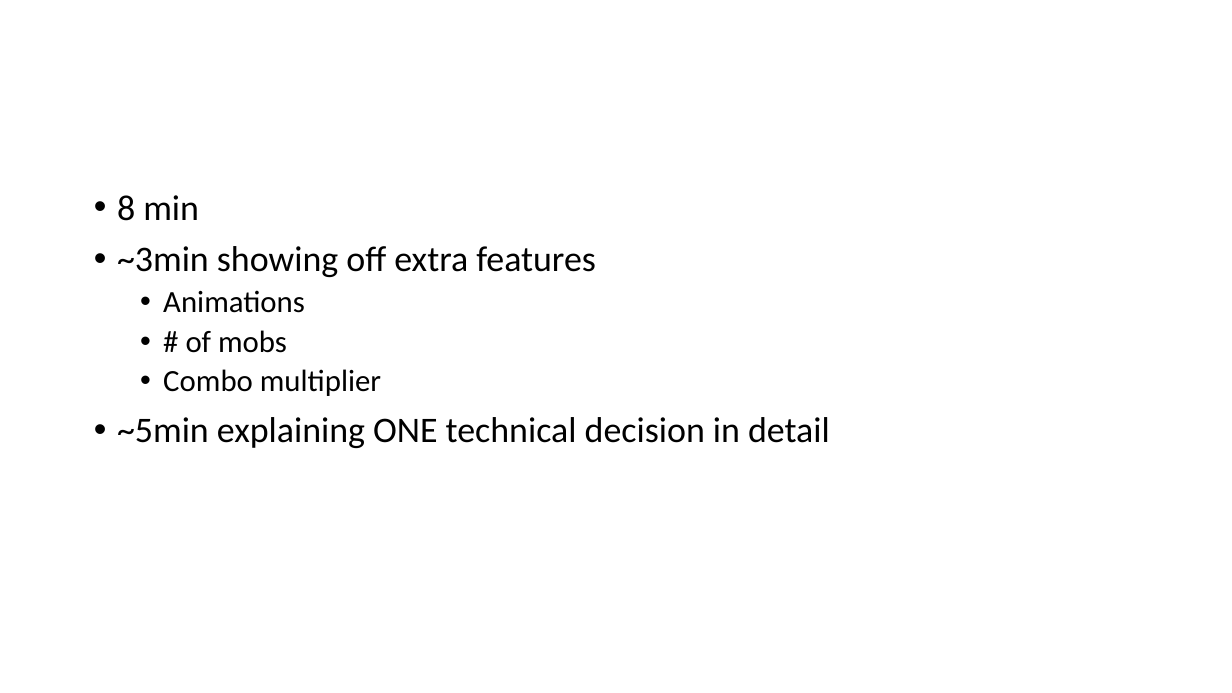
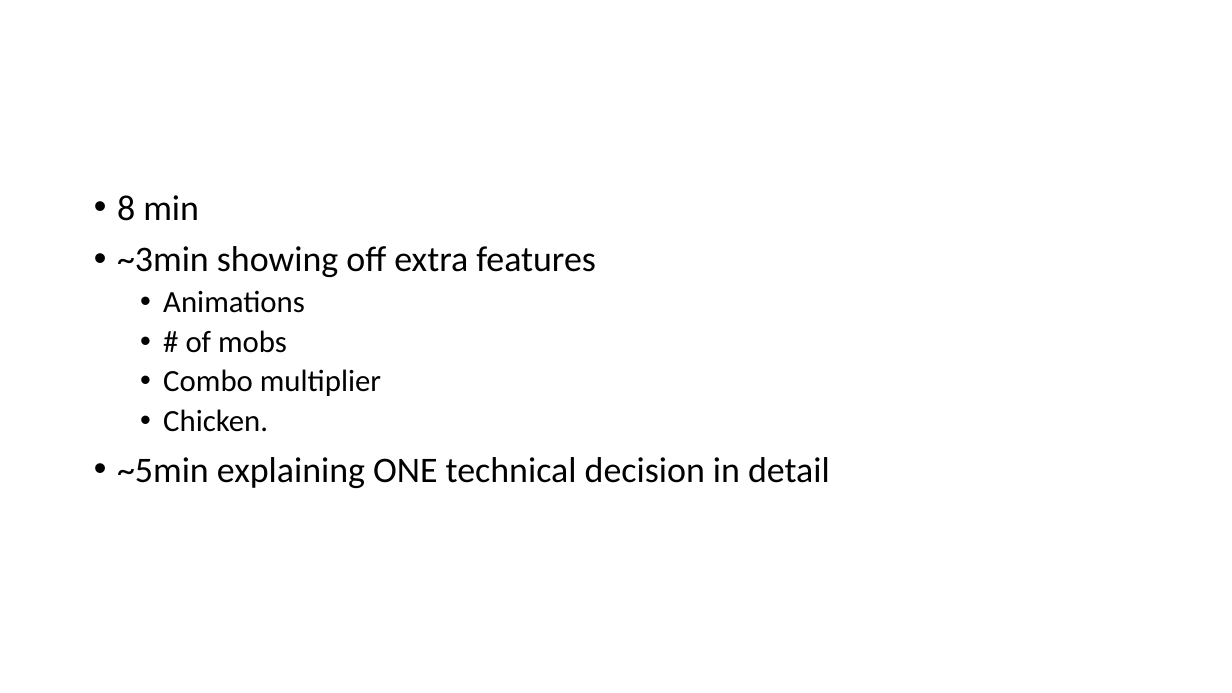
Before and after one commit to Slakstins/JetPackJoust, a slide deck: slide 2 of Presentation.pptx. Drawn at 1232x693 pixels with LibreOffice and Linux fonts; fonts in the diff are those of the drawing. Boxes give left, top, right and bottom in pixels: in the first picture for what was removed or moved away, otherwise in the second. Text is boxed around its words. In the diff, an @@ line names an element or a change of style, - is before the commit and + after.

```diff
--- a/Presentation.pptx
+++ b/Presentation.pptx
@@ text at <box>163,409,268,432</box>: paragraph added @@
+  • Chicken.
```
Also in this commit, not shown: 2 other files.
